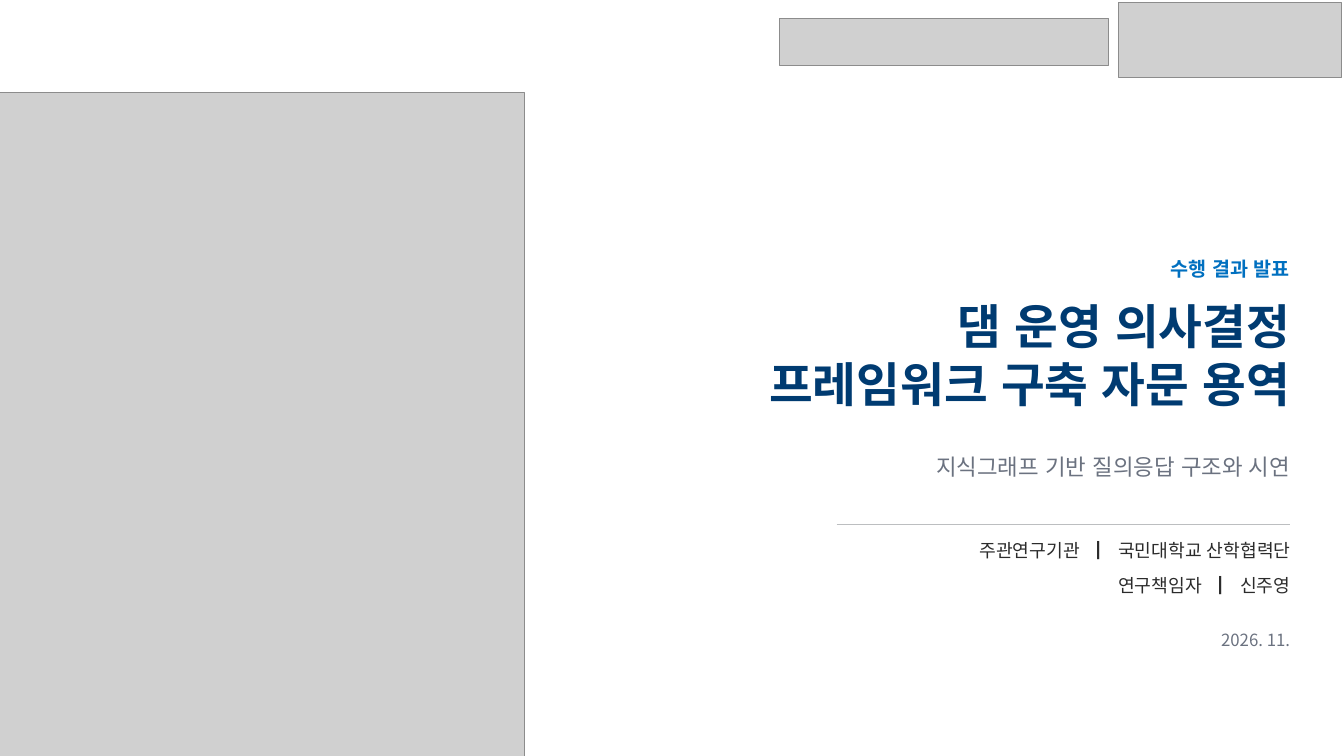
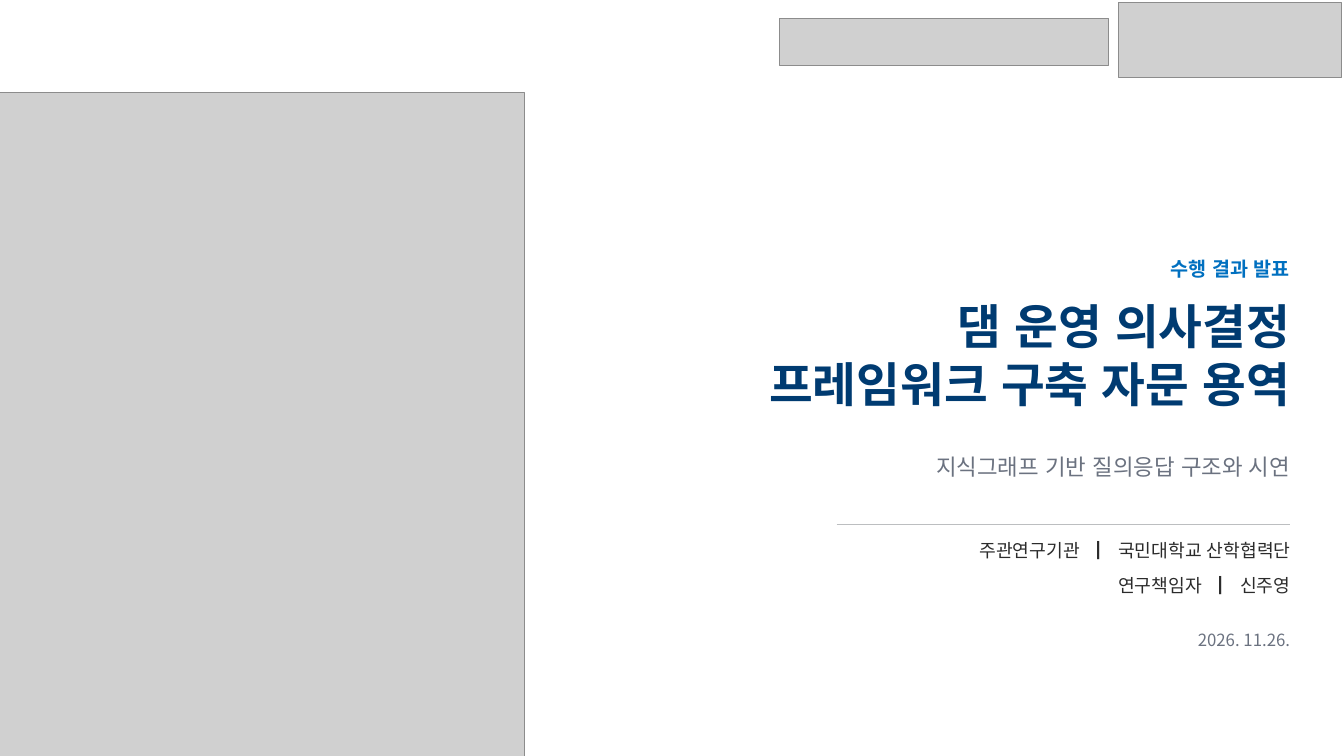
Before and after one commit to mkm1119/KGRAG-LLM, a slide deck: slide 1 of project_khnp/2026.11.26_한강수력본부_발표자료_초안.pptx. Drawn at 1344x756 pixels with LibreOffice and Linux fonts; fonts in the diff are those of the drawing; grey boxes stand for pictures. Boxes give left, top, right and bottom in pixels: in the first picture for what was removed or moved away, otherwise in the second. Text is boxed around its words. In the diff, an @@ line names an element or a change of style, - is before the commit and + after.

```diff
--- a/project_khnp/2026.11.26_한강수력본부_발표자료_초안.pptx
+++ b/project_khnp/2026.11.26_한강수력본부_발표자료_초안.pptx
@@ text at bbox=[1198, 633, 1290, 646]: text changed @@
-2026. 11.
+2026. 11.26.
```
Also in this commit, not shown: 4 other slides changed, 1 other file.
